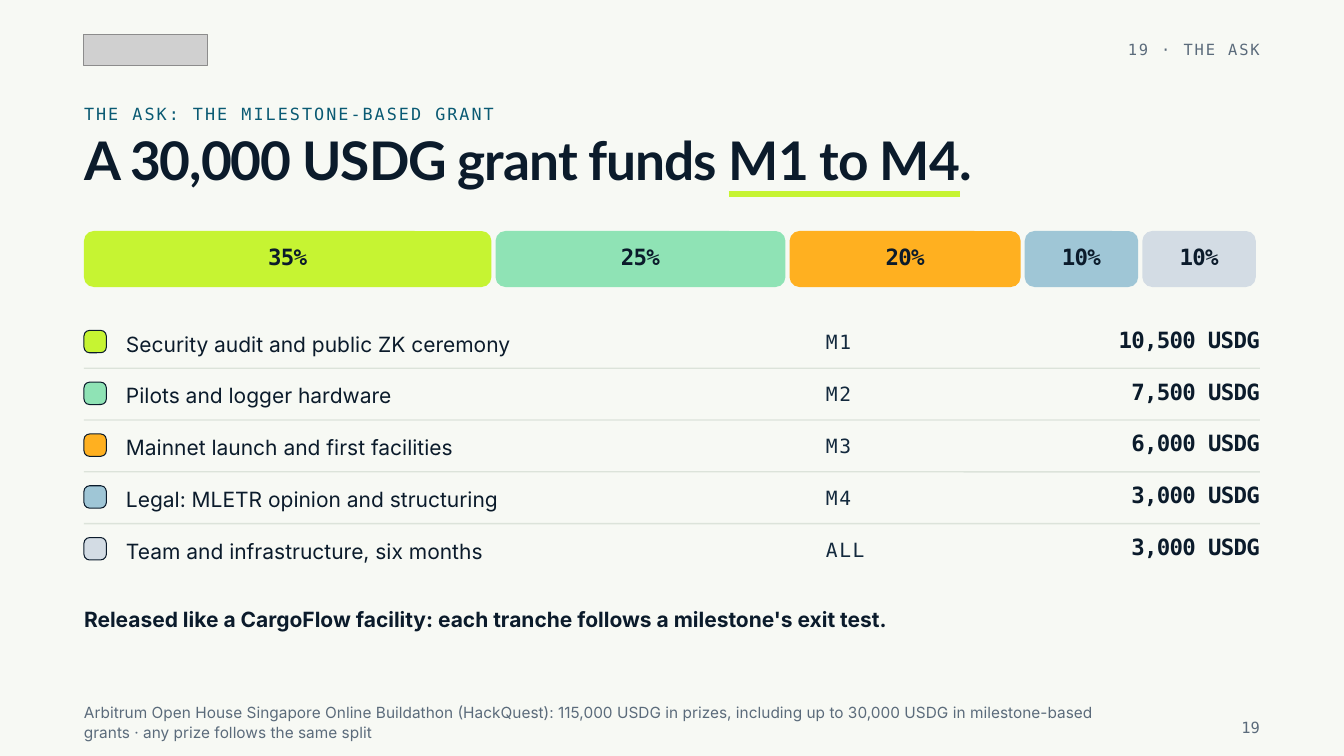
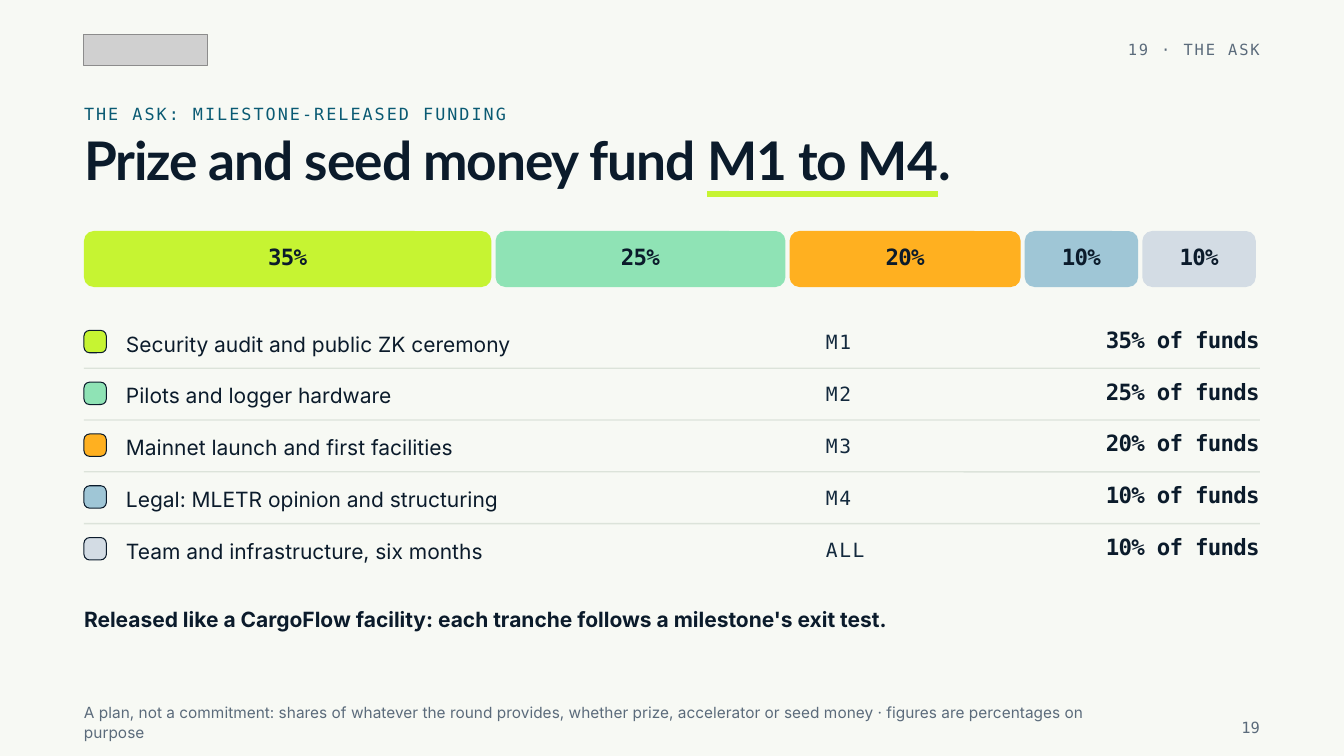
Before and after one commit to LSUDOKO/CargoFlow, a slide deck: slide 19 of docs/pitch/CargoFlow-pitch.pptx. Drawn at 1344x756 pixels with LibreOffice and Linux fonts; fonts in the diff are those of the drawing; grey boxes stand for pictures. Boxes give left, top, right and bottom in pixels: in the first picture for what was removed or moved away, otherwise in the second. Text is boxed around its words. In the diff, an @@ line names an element or a change of style, - is before the commit and + after.

Commit message:
docs(pitch): rebuild the deck for the Robinhood Chain track, funding shown as shares

```diff
--- a/docs/pitch/CargoFlow-pitch.pptx
+++ b/docs/pitch/CargoFlow-pitch.pptx
@@ text at (84, 107, 506, 121): text changed @@
-THE ASK: THE MILESTONE-BASED GRANT
+THE ASK: MILESTONE-RELEASED FUNDING
@@ text at (84, 140, 951, 189): text changed @@
-A 30,000 USDG grant funds M1 to M4.
+Prize and seed money fund M1 to M4.
@@ text at (1106, 331, 1260, 349): text changed @@
-10,500 USDG
+35% of funds
@@ text at (1106, 383, 1260, 401): text changed @@
-7,500 USDG
+25% of funds
@@ text at (1106, 434, 1260, 452): text changed @@
-6,000 USDG
+20% of funds
@@ text at (1106, 486, 1260, 504): text changed @@
-3,000 USDG
+10% of funds
@@ text at (1106, 538, 1260, 556): text changed @@
-3,000 USDG
+10% of funds
@@ text at (84, 706, 1083, 741): text changed @@
-Arbitrum Open House Singapore Online Buildathon (HackQuest): 115,000 USDG in prizes, including up to 30,000 USDG in milestone-based grants · any prize follows the same split
+A plan, not a commitment: shares of whatever the round provides, whether prize, accelerator or seed money · figures are percentages on purpose
```
Also in this commit, not shown: 3 other slides changed, 15 other files.
